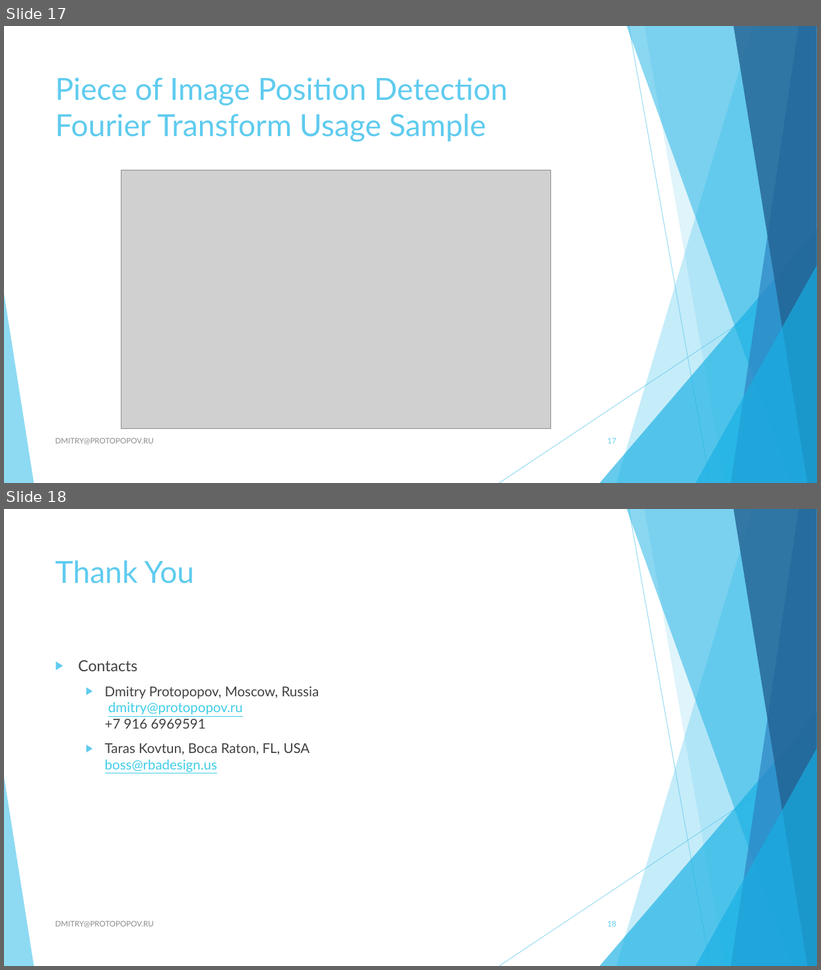
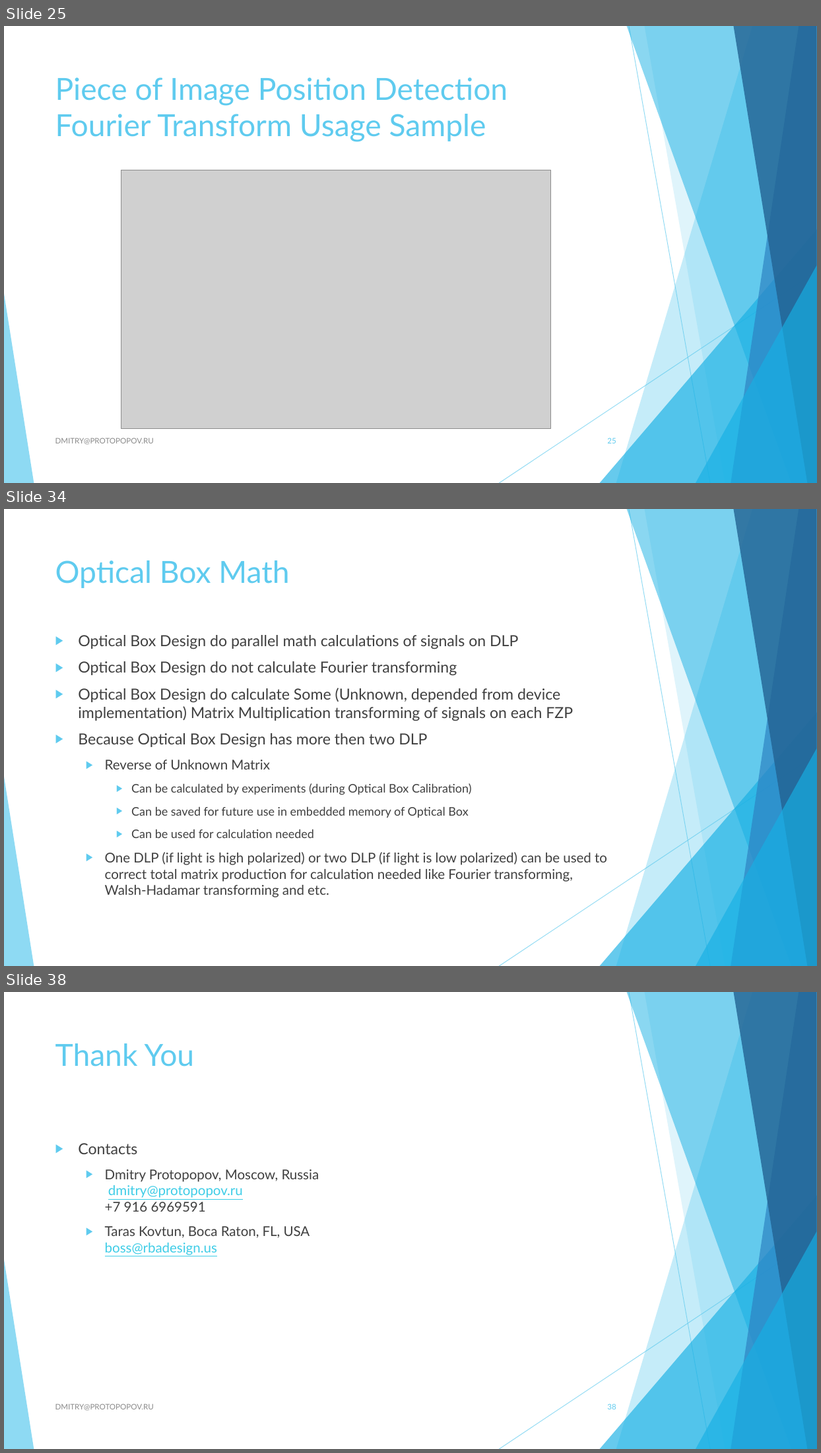
Before and after one commit to dprotopopov/lensProject, a slide deck: Presentations/Optical Box for Optical Computing.pptx. Shown one above the other, each under a label of ours: slides 17 and 18 before the commit, slides 25, 34 and 38 after it; the slides between them are not shown. The pictures are 821x970 and 821x1453 pixels, drawn with LibreOffice and Linux fonts; fonts in the diff are those of the drawing; grey boxes stand for pictures. Boxes give left, top, right and bottom in pixels: in the first picture for what was removed or moved away, otherwise in the second. Text is boxed around its words. In the diff, an @@ line names an element or a change of style, - is before the commit and + after.

Commit message:
design

```diff
--- a/Presentations/Optical Box for Optical Computing.pptx
+++ b/Presentations/Optical Box for Optical Computing.pptx
@@ slide 34 added at (4,509,817,966), background #FFFFFF; not listed: 10 template elements that a slide beside it also shows @@
@@ title added at (55,560,289,588), 36 pt, text #5FCBEF @@
+Optical Box Math
@@ text added at (78,635,607,898), 18 pt, text #404040 @@
+▶ Optical Box Design do parallel math calculations of signals on DLP
+▶ Optical Box Design do not calculate Fourier transforming
+▶ Optical Box Design do calculate Some (Unknown, depended from device implementation) Matrix Multiplication transforming of signals on each FZP
+▶ Because Optical Box Design has more then two DLP
+  ▶ Reverse of Unknown Matrix
+    ▶ Can be calculated by experiments (during Optical Box Calibration)
+    ▶ Can be saved for future use in embedded memory of Optical Box
+    ▶ Can be used for calculation needed
+  ▶ One DLP (if light is high polarized) or two DLP (if light is low polarized) can be used to correct total matrix production for calculation needed like Fourier transforming, Walsh-Hadamar transforming and etc.
@@ what was slide 17 is now slide 25 @@
@@ page number at (607,438,616,444): text changed @@
-17
+25
@@ what was slide 18 is now slide 38 @@
@@ page number at (607,1404,616,1410): text changed @@
-18
+38
```
Also in this commit, not shown: 1 slide changed, 19 other slides added, 51 other files.
